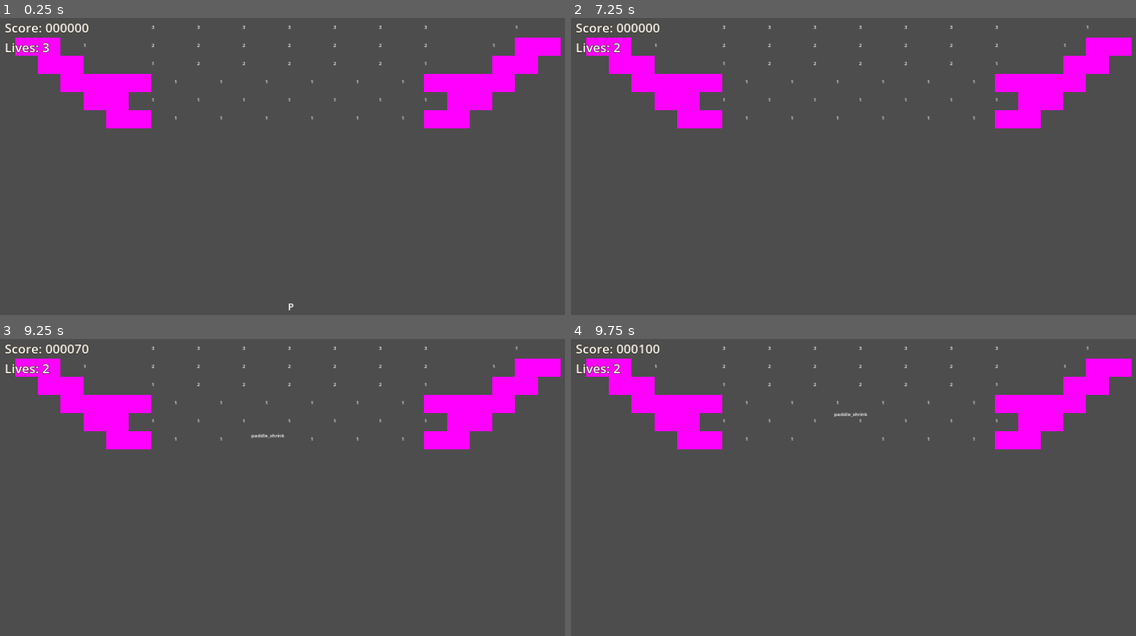
Above: before the commit, frames 1-4 (two rows, left to right).
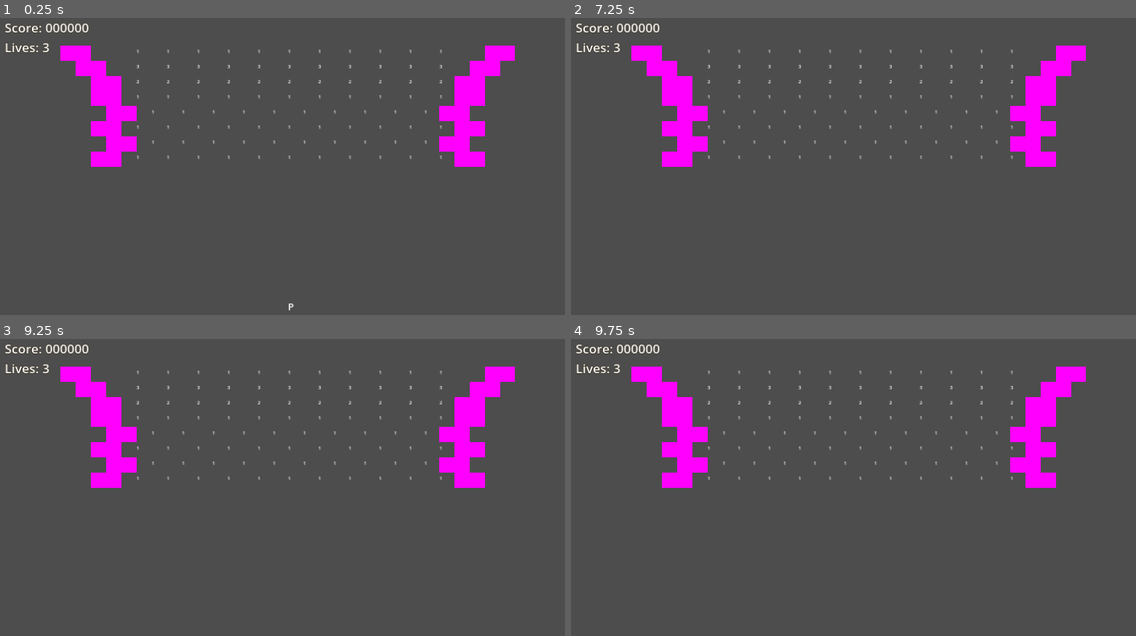
Above: after the commit, the same moments.

Repository: O-39889/brickout
Game: Godot game, scene res://scenes/main_level.tscn
Same seed, same stepped clock (60 frames per second), same inputs: the game is played once before the commit and once after it.
Inputs (mouse positions are in pixels of both pictures, inside the frame that each line leads up to):
- Up to frame 1 (0.25 s): no input
- Up to frame 2 (7.25 s): tap Enter at 0.5 s; move the mouse to (893, 172) at 0.52 s; click (893, 172) at 0.67 s; tap R (debug_restart) every 0.75 s from 1.25 to 4.25 s; move the mouse to (830, 175) at 1.27 s; click (830, 175) at 1.42 s; move the mouse to (876, 169) at 2.02 s; click (876, 169) at 2.17 s; move the mouse to (853, 178) at 2.77 s; click (853, 178) at 2.92 s; move the mouse to (904, 178) at 3.52 s; click (904, 178) at 3.67 s; move the mouse to (813, 169) at 4.27 s; click (813, 169) at 4.42 s; move the mouse to (864, 175) at 5.02 s; click (864, 175) at 5.17 s; move the mouse to (836, 166) at 5.77 s; click (836, 166) at 5.92 s; move the mouse to (893, 172) at 6.52 s; click (893, 172) at 6.67 s
- Up to frame 3 (9.25 s): move the mouse to (259, 496) at 7.27 s; click (259, 496) at 7.42 s; move the mouse to (305, 490) at 8.02 s; click (305, 490) at 8.17 s; move the mouse to (282, 499) at 8.77 s; click (282, 499) at 8.92 s
- Up to frame 4 (9.75 s): move the mouse to (904, 499) at 9.52 s; click (904, 499) at 9.67 s

The runs differ from the first frame. In frame 1, 6.6% of the frame differs, in the area x 2-100%, y 2-51%; in frame 2, 6.6%; in frame 3, 6.7%, in the area x 2-100%, y 1-51%; in frame 4, 6.7%.

Commit message:
Decrease the brick size

Diff:
--- a/scenes/BrickBase.tscn
+++ b/scenes/BrickBase.tscn
@@ -3,7 +3,7 @@
 [ext_resource type="Script" path="res://scripts/BrickBase.gd" id="1_y6bog"]
 
 [sub_resource type="RectangleShape2D" id="RectangleShape2D_olqhh"]
-size = Vector2(150, 60)
+size = Vector2(100, 50)
 
 [sub_resource type="PlaceholderTexture2D" id="PlaceholderTexture2D_frpwi"]
 
--- a/scenes/main_level.tscn
+++ b/scenes/main_level.tscn
@@ -18,192 +18,333 @@
 [node name="BrickComponent" parent="." index="1" instance=ExtResource("3_kuuje")]
 metadata/_edit_lock_ = true
 
-[node name="Brick" parent="BrickComponent" index="0" instance=ExtResource("4_xeb2x")]
-position = Vector2(885, 240)
-
-[node name="Brick2" parent="BrickComponent" index="1" instance=ExtResource("4_xeb2x")]
-position = Vector2(1035, 240)
-
-[node name="Brick3" parent="BrickComponent" index="2" instance=ExtResource("4_xeb2x")]
-position = Vector2(585, 240)
-
-[node name="Brick4" parent="BrickComponent" index="3" instance=ExtResource("4_xeb2x")]
-position = Vector2(735, 240)
-
-[node name="Brick5" parent="BrickComponent" index="4" instance=ExtResource("4_xeb2x")]
-position = Vector2(960, 180)
-initial_durability = 2
-
-[node name="Brick6" parent="BrickComponent" index="5" instance=ExtResource("4_xeb2x")]
-position = Vector2(1110, 180)
-initial_durability = 2
-
-[node name="Brick7" parent="BrickComponent" index="6" instance=ExtResource("4_xeb2x")]
-position = Vector2(1260, 180)
-initial_durability = 2
-
-[node name="Brick9" parent="BrickComponent" index="7" instance=ExtResource("4_xeb2x")]
-position = Vector2(1185, 240)
-
-[node name="Brick21" parent="BrickComponent" index="8" instance=ExtResource("4_xeb2x")]
-position = Vector2(1335, 240)
-
-[node name="Brick11" parent="BrickComponent" index="9" instance=ExtResource("4_xeb2x")]
-position = Vector2(885, 360)
-
-[node name="Brick12" parent="BrickComponent" index="10" instance=ExtResource("4_xeb2x")]
-position = Vector2(1035, 360)
-
-[node name="Brick13" parent="BrickComponent" index="11" instance=ExtResource("4_xeb2x")]
-position = Vector2(585, 360)
-
-[node name="Brick14" parent="BrickComponent" index="12" instance=ExtResource("4_xeb2x")]
-position = Vector2(735, 360)
-
-[node name="Brick18" parent="BrickComponent" index="13" instance=ExtResource("4_xeb2x")]
-position = Vector2(1185, 360)
-
-[node name="Brick22" parent="BrickComponent" index="14" instance=ExtResource("4_xeb2x")]
-position = Vector2(1335, 360)
-
-[node name="Brick10" parent="BrickComponent" index="15" instance=ExtResource("4_xeb2x")]
-position = Vector2(660, 180)
-initial_durability = 2
-
-[node name="Brick8" parent="BrickComponent" index="16" instance=ExtResource("4_xeb2x")]
-position = Vector2(810, 180)
-initial_durability = 2
-
-[node name="Brick15" parent="BrickComponent" index="17" instance=ExtResource("4_xeb2x")]
-position = Vector2(960, 300)
-
-[node name="Brick16" parent="BrickComponent" index="18" instance=ExtResource("4_xeb2x")]
-position = Vector2(1110, 300)
-
-[node name="Brick17" parent="BrickComponent" index="19" instance=ExtResource("4_xeb2x")]
-position = Vector2(1260, 300)
-
-[node name="Brick23" parent="BrickComponent" index="20" instance=ExtResource("4_xeb2x")]
-position = Vector2(1410, 180)
-
-[node name="Brick24" parent="BrickComponent" index="21" instance=ExtResource("4_xeb2x")]
-position = Vector2(1410, 300)
-
-[node name="Brick19" parent="BrickComponent" index="22" instance=ExtResource("4_xeb2x")]
-position = Vector2(660, 300)
-
-[node name="Brick25" parent="BrickComponent" index="23" instance=ExtResource("4_xeb2x")]
-position = Vector2(510, 180)
-
-[node name="Brick31" parent="BrickComponent" index="24" instance=ExtResource("4_xeb2x")]
-position = Vector2(960, 120)
-initial_durability = 2
-
-[node name="Brick32" parent="BrickComponent" index="25" instance=ExtResource("4_xeb2x")]
-position = Vector2(1110, 120)
-initial_durability = 2
-
-[node name="Brick33" parent="BrickComponent" index="26" instance=ExtResource("4_xeb2x")]
-position = Vector2(1260, 120)
-initial_durability = 2
-
-[node name="Brick34" parent="BrickComponent" index="27" instance=ExtResource("4_xeb2x")]
-position = Vector2(660, 120)
-initial_durability = 2
-
-[node name="Brick35" parent="BrickComponent" index="28" instance=ExtResource("4_xeb2x")]
-position = Vector2(810, 120)
-initial_durability = 2
-
-[node name="Brick36" parent="BrickComponent" index="29" instance=ExtResource("4_xeb2x")]
-position = Vector2(1410, 120)
-initial_durability = 2
-
-[node name="Brick37" parent="BrickComponent" index="30" instance=ExtResource("4_xeb2x")]
-position = Vector2(510, 120)
-initial_durability = 2
-
-[node name="Brick38" parent="BrickComponent" index="31" instance=ExtResource("4_xeb2x")]
-position = Vector2(960, 60)
-initial_durability = 3
-
-[node name="Brick39" parent="BrickComponent" index="32" instance=ExtResource("4_xeb2x")]
-position = Vector2(1110, 60)
-initial_durability = 3
-
-[node name="Brick40" parent="BrickComponent" index="33" instance=ExtResource("4_xeb2x")]
-position = Vector2(1260, 60)
-initial_durability = 3
-
-[node name="Brick41" parent="BrickComponent" index="34" instance=ExtResource("4_xeb2x")]
-position = Vector2(660, 60)
-initial_durability = 3
-
-[node name="Brick42" parent="BrickComponent" index="35" instance=ExtResource("4_xeb2x")]
-position = Vector2(810, 60)
-initial_durability = 3
-
-[node name="Brick43" parent="BrickComponent" index="36" instance=ExtResource("4_xeb2x")]
-position = Vector2(1410, 60)
-initial_durability = 3
-
-[node name="Brick44" parent="BrickComponent" index="37" instance=ExtResource("4_xeb2x")]
-position = Vector2(510, 60)
-initial_durability = 3
-
-[node name="Brick27" parent="BrickComponent" index="38" instance=ExtResource("4_xeb2x")]
-position = Vector2(285, 120)
-
-[node name="Brick28" parent="BrickComponent" index="39" instance=ExtResource("4_xeb2x")]
-position = Vector2(210, 60)
-
-[node name="Brick29" parent="BrickComponent" index="40" instance=ExtResource("4_xeb2x")]
-position = Vector2(1635, 120)
-
-[node name="Brick30" parent="BrickComponent" index="41" instance=ExtResource("4_xeb2x")]
-position = Vector2(1710, 60)
-
-[node name="Brick26" parent="BrickComponent" index="42" instance=ExtResource("4_xeb2x")]
-position = Vector2(510, 300)
-
-[node name="Brick20" parent="BrickComponent" index="43" instance=ExtResource("4_xeb2x")]
-position = Vector2(810, 300)
-
-[node name="IndestructibleBrick" parent="BrickComponent" index="44" instance=ExtResource("5_s0seo")]
-position = Vector2(435, 240)
-
-[node name="IndestructibleBrick9" parent="BrickComponent" index="45" instance=ExtResource("5_s0seo")]
-position = Vector2(360, 300)
-
-[node name="IndestructibleBrick10" parent="BrickComponent" index="46" instance=ExtResource("5_s0seo")]
-position = Vector2(285, 240)
-
-[node name="IndestructibleBrick11" parent="BrickComponent" index="47" instance=ExtResource("5_s0seo")]
-position = Vector2(210, 180)
-
-[node name="IndestructibleBrick12" parent="BrickComponent" index="48" instance=ExtResource("5_s0seo")]
-position = Vector2(135, 120)
-
-[node name="IndestructibleBrick2" parent="BrickComponent" index="49" instance=ExtResource("5_s0seo")]
-position = Vector2(435, 360)
-
-[node name="IndestructibleBrick3" parent="BrickComponent" index="50" instance=ExtResource("5_s0seo")]
-position = Vector2(1485, 360)
-
-[node name="IndestructibleBrick4" parent="BrickComponent" index="51" instance=ExtResource("5_s0seo")]
-position = Vector2(1485, 240)
-
-[node name="IndestructibleBrick5" parent="BrickComponent" index="52" instance=ExtResource("5_s0seo")]
-position = Vector2(1560, 300)
-
-[node name="IndestructibleBrick6" parent="BrickComponent" index="53" instance=ExtResource("5_s0seo")]
-position = Vector2(1635, 240)
-
-[node name="IndestructibleBrick7" parent="BrickComponent" index="54" instance=ExtResource("5_s0seo")]
-position = Vector2(1710, 180)
-
-[node name="IndestructibleBrick8" parent="BrickComponent" index="55" instance=ExtResource("5_s0seo")]
-position = Vector2(1785, 120)
+[node name="Brick28" parent="BrickComponent" index="0" instance=ExtResource("4_xeb2x")]
+position = Vector2(960, 490)
+
+[node name="Brick31" parent="BrickComponent" index="1" instance=ExtResource("4_xeb2x")]
+position = Vector2(910, 440)
+
+[node name="Brick32" parent="BrickComponent" index="2" instance=ExtResource("4_xeb2x")]
+position = Vector2(1010, 440)
+
+[node name="Brick29" parent="BrickComponent" index="3" instance=ExtResource("4_xeb2x")]
+position = Vector2(1060, 490)
+
+[node name="Brick33" parent="BrickComponent" index="4" instance=ExtResource("4_xeb2x")]
+position = Vector2(1110, 440)
+
+[node name="Brick34" parent="BrickComponent" index="5" instance=ExtResource("4_xeb2x")]
+position = Vector2(1160, 490)
+
+[node name="Brick35" parent="BrickComponent" index="6" instance=ExtResource("4_xeb2x")]
+position = Vector2(1210, 440)
+
+[node name="Brick46" parent="BrickComponent" index="7" instance=ExtResource("4_xeb2x")]
+position = Vector2(1310, 440)
+
+[node name="Brick47" parent="BrickComponent" index="8" instance=ExtResource("4_xeb2x")]
+position = Vector2(1360, 390)
+
+[node name="Brick48" parent="BrickComponent" index="9" instance=ExtResource("4_xeb2x")]
+position = Vector2(660, 390)
+
+[node name="Brick75" parent="BrickComponent" index="10" instance=ExtResource("4_xeb2x")]
+position = Vector2(560, 390)
+
+[node name="Brick36" parent="BrickComponent" index="11" instance=ExtResource("4_xeb2x")]
+position = Vector2(1260, 490)
+
+[node name="Brick37" parent="BrickComponent" index="12" instance=ExtResource("4_xeb2x")]
+position = Vector2(710, 440)
+
+[node name="Brick38" parent="BrickComponent" index="13" instance=ExtResource("4_xeb2x")]
+position = Vector2(760, 490)
+
+[node name="Brick72" parent="BrickComponent" index="14" instance=ExtResource("4_xeb2x")]
+position = Vector2(660, 490)
+
+[node name="Brick73" parent="BrickComponent" index="15" instance=ExtResource("4_xeb2x")]
+position = Vector2(560, 490)
+
+[node name="Brick74" parent="BrickComponent" index="16" instance=ExtResource("4_xeb2x")]
+position = Vector2(610, 440)
+
+[node name="Brick30" parent="BrickComponent" index="17" instance=ExtResource("4_xeb2x")]
+position = Vector2(860, 490)
+
+[node name="Brick39" parent="BrickComponent" index="18" instance=ExtResource("4_xeb2x")]
+position = Vector2(810, 440)
+
+[node name="Brick40" parent="BrickComponent" index="19" instance=ExtResource("4_xeb2x")]
+position = Vector2(960, 390)
+
+[node name="Brick41" parent="BrickComponent" index="20" instance=ExtResource("4_xeb2x")]
+position = Vector2(1060, 390)
+
+[node name="Brick42" parent="BrickComponent" index="21" instance=ExtResource("4_xeb2x")]
+position = Vector2(1160, 390)
+
+[node name="Brick43" parent="BrickComponent" index="22" instance=ExtResource("4_xeb2x")]
+position = Vector2(1260, 390)
+
+[node name="Brick44" parent="BrickComponent" index="23" instance=ExtResource("4_xeb2x")]
+position = Vector2(760, 390)
+
+[node name="Brick45" parent="BrickComponent" index="24" instance=ExtResource("4_xeb2x")]
+position = Vector2(860, 390)
+
+[node name="Brick57" parent="BrickComponent" index="25" instance=ExtResource("4_xeb2x")]
+position = Vector2(1260, 290)
+
+[node name="Brick65" parent="BrickComponent" index="26" instance=ExtResource("4_xeb2x")]
+position = Vector2(1360, 290)
+
+[node name="Brick58" parent="BrickComponent" index="27" instance=ExtResource("4_xeb2x")]
+position = Vector2(560, 290)
+
+[node name="Brick59" parent="BrickComponent" index="28" instance=ExtResource("4_xeb2x")]
+position = Vector2(860, 290)
+
+[node name="Brick60" parent="BrickComponent" index="29" instance=ExtResource("4_xeb2x")]
+position = Vector2(960, 290)
+
+[node name="Brick61" parent="BrickComponent" index="30" instance=ExtResource("4_xeb2x")]
+position = Vector2(1060, 290)
+
+[node name="Brick62" parent="BrickComponent" index="31" instance=ExtResource("4_xeb2x")]
+position = Vector2(1160, 290)
+
+[node name="Brick63" parent="BrickComponent" index="32" instance=ExtResource("4_xeb2x")]
+position = Vector2(660, 290)
+
+[node name="Brick64" parent="BrickComponent" index="33" instance=ExtResource("4_xeb2x")]
+position = Vector2(760, 290)
+
+[node name="Brick49" parent="BrickComponent" index="34" instance=ExtResource("4_xeb2x")]
+position = Vector2(1310, 340)
+
+[node name="Brick66" parent="BrickComponent" index="35" instance=ExtResource("4_xeb2x")]
+position = Vector2(1410, 340)
+
+[node name="Brick67" parent="BrickComponent" index="36" instance=ExtResource("4_xeb2x")]
+position = Vector2(1460, 290)
+
+[node name="Brick68" parent="BrickComponent" index="37" instance=ExtResource("4_xeb2x")]
+position = Vector2(1460, 390)
+
+[node name="Brick69" parent="BrickComponent" index="38" instance=ExtResource("4_xeb2x")]
+position = Vector2(1410, 440)
+
+[node name="Brick70" parent="BrickComponent" index="39" instance=ExtResource("4_xeb2x")]
+position = Vector2(1360, 490)
+
+[node name="Brick71" parent="BrickComponent" index="40" instance=ExtResource("4_xeb2x")]
+position = Vector2(1460, 490)
+
+[node name="Brick50" parent="BrickComponent" index="41" instance=ExtResource("4_xeb2x")]
+position = Vector2(610, 340)
+
+[node name="Brick76" parent="BrickComponent" index="42" instance=ExtResource("4_xeb2x")]
+position = Vector2(460, 390)
+
+[node name="Brick77" parent="BrickComponent" index="43" instance=ExtResource("4_xeb2x")]
+position = Vector2(460, 490)
+
+[node name="Brick78" parent="BrickComponent" index="44" instance=ExtResource("4_xeb2x")]
+position = Vector2(510, 440)
+
+[node name="Brick79" parent="BrickComponent" index="45" instance=ExtResource("4_xeb2x")]
+position = Vector2(460, 290)
+
+[node name="Brick81" parent="BrickComponent" index="46" instance=ExtResource("4_xeb2x")]
+position = Vector2(1260, 240)
+initial_durability = 2
+
+[node name="Brick82" parent="BrickComponent" index="47" instance=ExtResource("4_xeb2x")]
+position = Vector2(1360, 240)
+initial_durability = 2
+
+[node name="Brick83" parent="BrickComponent" index="48" instance=ExtResource("4_xeb2x")]
+position = Vector2(560, 240)
+initial_durability = 2
+
+[node name="Brick84" parent="BrickComponent" index="49" instance=ExtResource("4_xeb2x")]
+position = Vector2(860, 240)
+initial_durability = 2
+
+[node name="Brick85" parent="BrickComponent" index="50" instance=ExtResource("4_xeb2x")]
+position = Vector2(960, 240)
+initial_durability = 2
+
+[node name="Brick86" parent="BrickComponent" index="51" instance=ExtResource("4_xeb2x")]
+position = Vector2(1060, 240)
+initial_durability = 2
+
+[node name="Brick87" parent="BrickComponent" index="52" instance=ExtResource("4_xeb2x")]
+position = Vector2(1160, 240)
+initial_durability = 2
+
+[node name="Brick88" parent="BrickComponent" index="53" instance=ExtResource("4_xeb2x")]
+position = Vector2(660, 240)
+initial_durability = 2
+
+[node name="Brick89" parent="BrickComponent" index="54" instance=ExtResource("4_xeb2x")]
+position = Vector2(760, 240)
+initial_durability = 2
+
+[node name="Brick90" parent="BrickComponent" index="55" instance=ExtResource("4_xeb2x")]
+position = Vector2(1460, 240)
+initial_durability = 2
+
+[node name="Brick91" parent="BrickComponent" index="56" instance=ExtResource("4_xeb2x")]
+position = Vector2(460, 240)
+initial_durability = 2
+
+[node name="Brick92" parent="BrickComponent" index="57" instance=ExtResource("4_xeb2x")]
+position = Vector2(1260, 190)
+initial_durability = 3
+
+[node name="Brick93" parent="BrickComponent" index="58" instance=ExtResource("4_xeb2x")]
+position = Vector2(1360, 190)
+initial_durability = 3
+
+[node name="Brick94" parent="BrickComponent" index="59" instance=ExtResource("4_xeb2x")]
+position = Vector2(560, 190)
+initial_durability = 3
+
+[node name="Brick95" parent="BrickComponent" index="60" instance=ExtResource("4_xeb2x")]
+position = Vector2(860, 190)
+initial_durability = 3
+
+[node name="Brick96" parent="BrickComponent" index="61" instance=ExtResource("4_xeb2x")]
+position = Vector2(960, 190)
+initial_durability = 3
+
+[node name="Brick97" parent="BrickComponent" index="62" instance=ExtResource("4_xeb2x")]
+position = Vector2(1060, 190)
+initial_durability = 3
+
+[node name="Brick98" parent="BrickComponent" index="63" instance=ExtResource("4_xeb2x")]
+position = Vector2(1160, 190)
+initial_durability = 3
+
+[node name="Brick99" parent="BrickComponent" index="64" instance=ExtResource("4_xeb2x")]
+position = Vector2(660, 190)
+initial_durability = 3
+
+[node name="Brick100" parent="BrickComponent" index="65" instance=ExtResource("4_xeb2x")]
+position = Vector2(760, 190)
+initial_durability = 3
+
+[node name="Brick101" parent="BrickComponent" index="66" instance=ExtResource("4_xeb2x")]
+position = Vector2(1460, 190)
+initial_durability = 3
+
+[node name="Brick102" parent="BrickComponent" index="67" instance=ExtResource("4_xeb2x")]
+position = Vector2(460, 190)
+initial_durability = 3
+
+[node name="Brick103" parent="BrickComponent" index="68" instance=ExtResource("4_xeb2x")]
+position = Vector2(1260, 140)
+
+[node name="Brick104" parent="BrickComponent" index="69" instance=ExtResource("4_xeb2x")]
+position = Vector2(1360, 140)
+
+[node name="Brick105" parent="BrickComponent" index="70" instance=ExtResource("4_xeb2x")]
+position = Vector2(560, 140)
+
+[node name="Brick106" parent="BrickComponent" index="71" instance=ExtResource("4_xeb2x")]
+position = Vector2(860, 140)
+
+[node name="Brick107" parent="BrickComponent" index="72" instance=ExtResource("4_xeb2x")]
+position = Vector2(960, 140)
+
+[node name="Brick108" parent="BrickComponent" index="73" instance=ExtResource("4_xeb2x")]
+position = Vector2(1060, 140)
+
+[node name="Brick109" parent="BrickComponent" index="74" instance=ExtResource("4_xeb2x")]
+position = Vector2(1160, 140)
+
+[node name="Brick110" parent="BrickComponent" index="75" instance=ExtResource("4_xeb2x")]
+position = Vector2(660, 140)
+
+[node name="Brick111" parent="BrickComponent" index="76" instance=ExtResource("4_xeb2x")]
+position = Vector2(760, 140)
+
+[node name="Brick112" parent="BrickComponent" index="77" instance=ExtResource("4_xeb2x")]
+position = Vector2(1460, 140)
+
+[node name="Brick113" parent="BrickComponent" index="78" instance=ExtResource("4_xeb2x")]
+position = Vector2(460, 140)
+
+[node name="Brick80" parent="BrickComponent" index="79" instance=ExtResource("4_xeb2x")]
+position = Vector2(510, 340)
+
+[node name="Brick51" parent="BrickComponent" index="80" instance=ExtResource("4_xeb2x")]
+position = Vector2(910, 340)
+
+[node name="Brick52" parent="BrickComponent" index="81" instance=ExtResource("4_xeb2x")]
+position = Vector2(1010, 340)
+
+[node name="Brick53" parent="BrickComponent" index="82" instance=ExtResource("4_xeb2x")]
+position = Vector2(1110, 340)
+
+[node name="Brick54" parent="BrickComponent" index="83" instance=ExtResource("4_xeb2x")]
+position = Vector2(1210, 340)
+
+[node name="Brick55" parent="BrickComponent" index="84" instance=ExtResource("4_xeb2x")]
+position = Vector2(710, 340)
+
+[node name="Brick56" parent="BrickComponent" index="85" instance=ExtResource("4_xeb2x")]
+position = Vector2(810, 340)
+
+[node name="IndestructibleBrick12" parent="BrickComponent" index="86" instance=ExtResource("5_s0seo")]
+position = Vector2(1510, 440)
+
+[node name="IndestructibleBrick13" parent="BrickComponent" index="87" instance=ExtResource("5_s0seo")]
+position = Vector2(1510, 340)
+
+[node name="IndestructibleBrick14" parent="BrickComponent" index="88" instance=ExtResource("5_s0seo")]
+position = Vector2(1560, 390)
+
+[node name="IndestructibleBrick15" parent="BrickComponent" index="89" instance=ExtResource("5_s0seo")]
+position = Vector2(1560, 490)
+
+[node name="IndestructibleBrick18" parent="BrickComponent" index="90" instance=ExtResource("5_s0seo")]
+position = Vector2(410, 440)
+
+[node name="IndestructibleBrick21" parent="BrickComponent" index="91" instance=ExtResource("5_s0seo")]
+position = Vector2(410, 340)
+
+[node name="IndestructibleBrick22" parent="BrickComponent" index="92" instance=ExtResource("5_s0seo")]
+position = Vector2(360, 390)
+
+[node name="IndestructibleBrick23" parent="BrickComponent" index="93" instance=ExtResource("5_s0seo")]
+position = Vector2(360, 490)
+
+[node name="IndestructibleBrick16" parent="BrickComponent" index="94" instance=ExtResource("5_s0seo")]
+position = Vector2(1560, 290)
+
+[node name="IndestructibleBrick17" parent="BrickComponent" index="95" instance=ExtResource("5_s0seo")]
+position = Vector2(1560, 240)
+
+[node name="IndestructibleBrick24" parent="BrickComponent" index="96" instance=ExtResource("5_s0seo")]
+position = Vector2(360, 290)
+
+[node name="IndestructibleBrick25" parent="BrickComponent" index="97" instance=ExtResource("5_s0seo")]
+position = Vector2(360, 240)
+
+[node name="IndestructibleBrick26" parent="BrickComponent" index="98" instance=ExtResource("5_s0seo")]
+position = Vector2(310, 190)
+
+[node name="IndestructibleBrick27" parent="BrickComponent" index="99" instance=ExtResource("5_s0seo")]
+position = Vector2(260, 140)
+
+[node name="IndestructibleBrick19" parent="BrickComponent" index="100" instance=ExtResource("5_s0seo")]
+position = Vector2(1610, 190)
+
+[node name="IndestructibleBrick20" parent="BrickComponent" index="101" instance=ExtResource("5_s0seo")]
+position = Vector2(1660, 140)
 
 [node name="PowerupComponent" parent="." index="2" instance=ExtResource("4_5blil")]
 metadata/_edit_lock_ = true
@@ -218,12 +359,14 @@
 offset_top = 25.0
 text = "Score: 000000"
 label_settings = SubResource("LabelSettings_0fqg0")
+metadata/_edit_lock_ = true
 
 [node name="Lives" type="Label" parent="GUI" index="1"]
 offset_left = 25.0
 offset_top = 90.0
 text = "Lives: 3"
 label_settings = SubResource("LabelSettings_0fqg0")
+metadata/_edit_lock_ = true
 
 [node name="ScoreTimer" type="Timer" parent="GUI" index="2"]
 wait_time = 0.1
--- a/scripts/level_components/powerup_component.gd
+++ b/scripts/level_components/powerup_component.gd
@@ -153,7 +153,7 @@
 
 func _on_brick_destroyed(brick: Brick, ball: Ball):
 	if brick is RegularBrick:
-		if randf() < level.powerup_chance or OS.is_debug_build():
+		if randf() < level.powerup_chance:
 			var powerup_node : PowerupNode = POWERUP_PACKED.instantiate();
 			powerup_node.global_position = brick.global_position;
 			var new_id : StringName = choose_weighted(recalculate_weights(powerup_weights));
